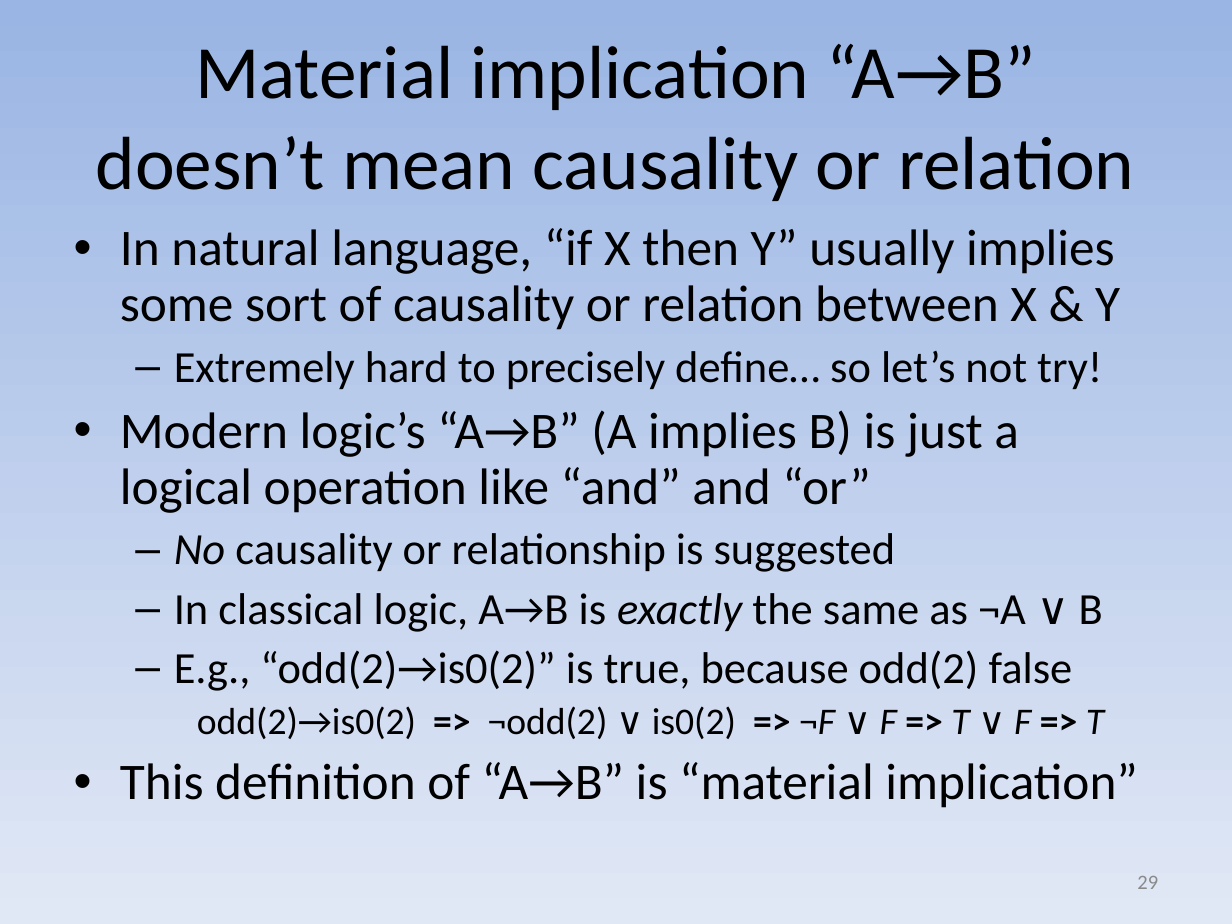
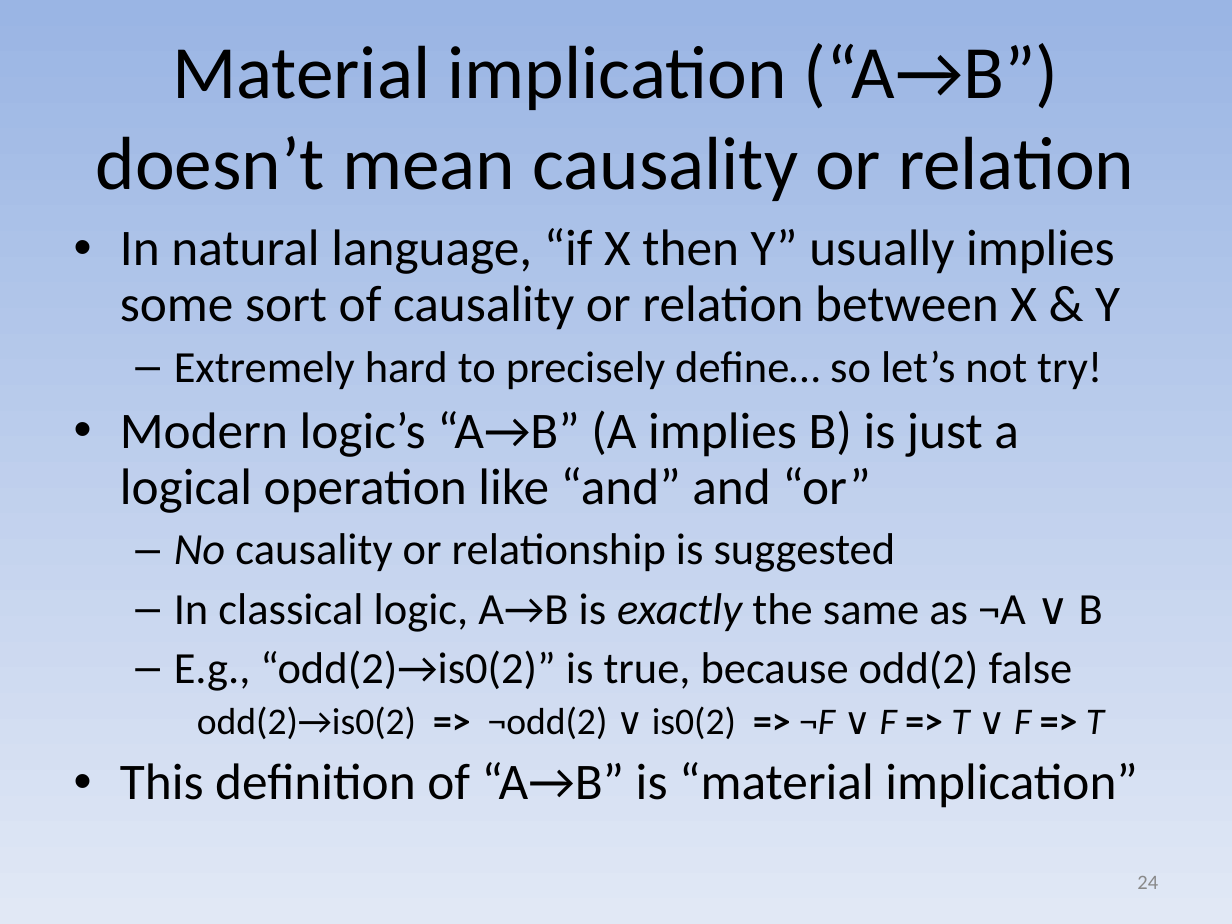
Before and after one commit to david-a-wheeler/david-a-wheeler.github.io, a slide deck: slide 24 of secure-class/presentations/Secure-Software-10-Formal-Methods.ppt (slide 29 before the commit). Drawn at 1232x924 pixels with LibreOffice and Linux fonts; fonts in the diff are those of the drawing. Boxes give left, top, right and bottom in pixels: in the first picture for what was removed or moved away, otherwise in the second. Text is boxed around its words. In the diff, an @@ line names an element or a change of style, - is before the commit and + after.

```diff
--- a/secure-class/presentations/Secure-Software-10-Formal-Methods.ppt
+++ b/secure-class/presentations/Secure-Software-10-Formal-Methods.ppt
@@ title at <box>96,43,1134,201</box>: text changed @@
-Material implication “A→B” doesn’t mean causality or relation
+Material implication (“A→B”) doesn’t mean causality or relation
@@ page number at <box>1137,876,1158,889</box>: text changed @@
-29
+24
```
Also in this commit, not shown: 11 other slides changed.
